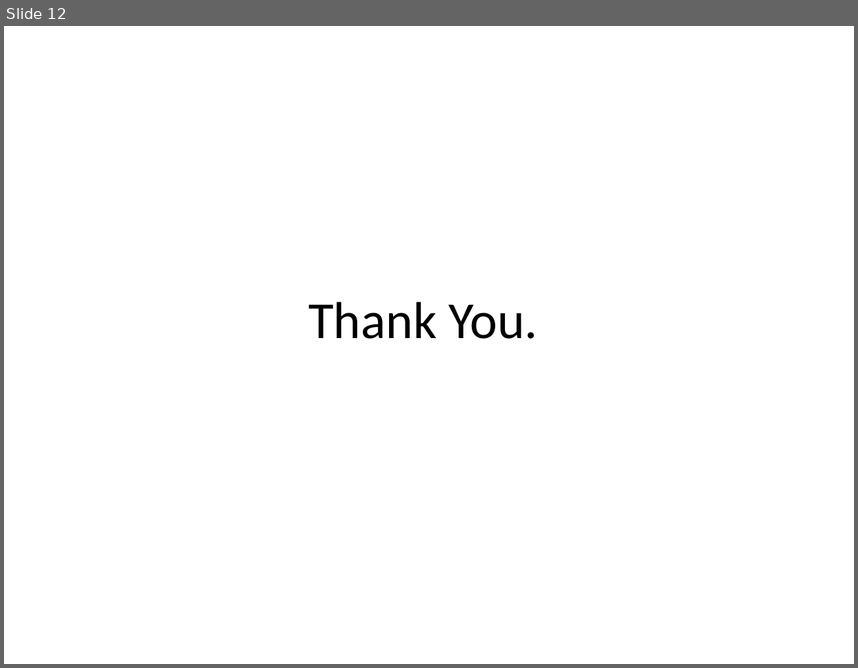
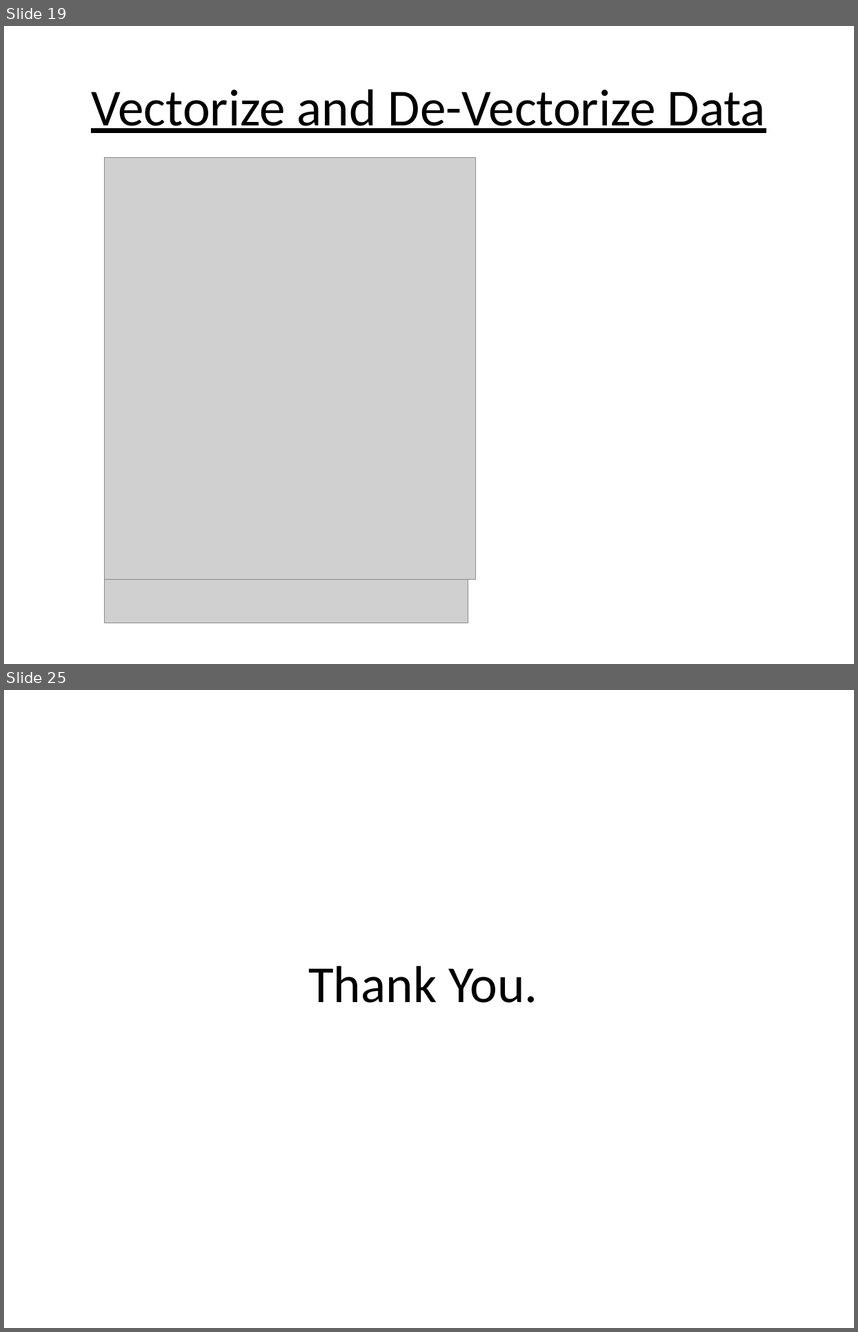
Before and after one commit to abhilashsaj/Simple-Recurrent-Neural-Network-with-Keras, a slide deck: Recurrent Neural Networks.pptx. Shown one above the other, each under a label of ours: slide 12 before the commit, slides 19 and 25 after it; the slides between them are not shown. The pictures are 858x668 and 858x1332 pixels, drawn with LibreOffice and Linux fonts; fonts in the diff are those of the drawing; grey boxes stand for pictures. Boxes give left, top, right and bottom in pixels: in the first picture for what was removed or moved away, otherwise in the second. Text is boxed around its words. In the diff, an @@ line names an element or a change of style, - is before the commit and + after.

```diff
--- a/Recurrent Neural Networks.pptx
+++ b/Recurrent Neural Networks.pptx
@@ slide 19 added at bbox=[4, 26, 854, 664], background #FFFFFF @@
@@ title added at bbox=[91, 89, 766, 133], 44 pt, text #000000, underline @@
+Vectorize and De-Vectorize Data
@@ picture added at bbox=[104, 158, 476, 579] @@
@@ picture added at bbox=[104, 579, 468, 623] @@
@@ what was slide 12 is now slide 25 @@
```
Also in this commit, not shown: 8 slides changed, 12 other slides added, 1 other file.
